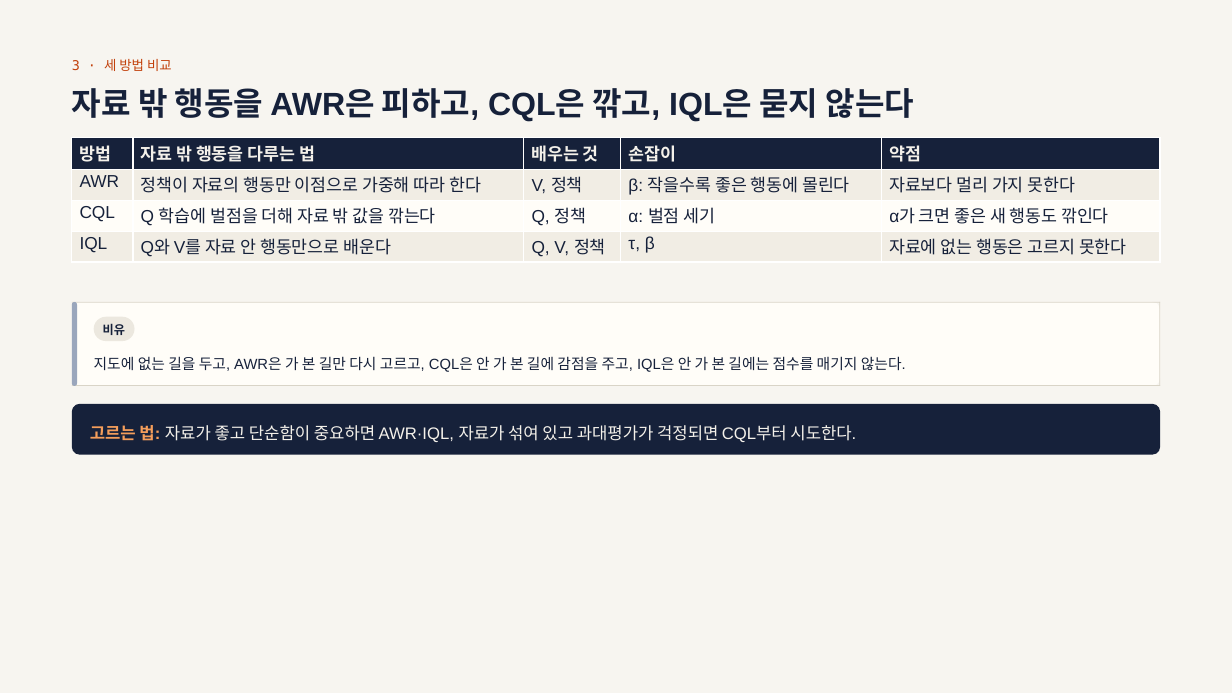
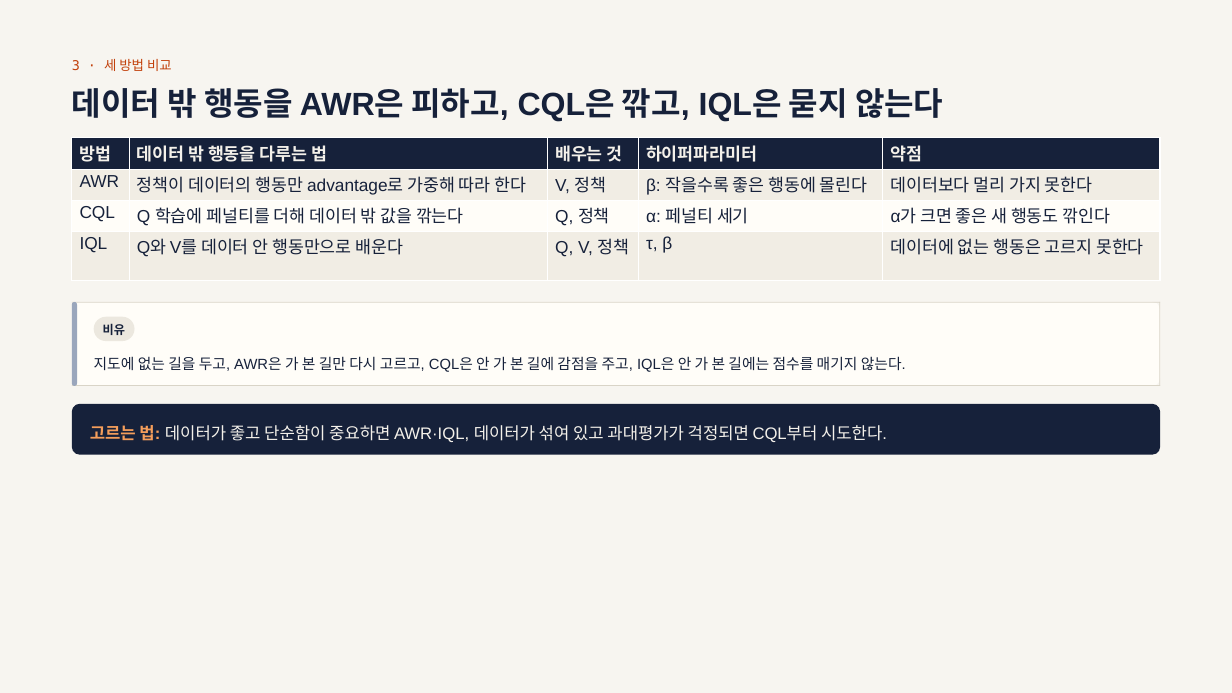
Before and after one commit to Geonhee-LEE/travplan-site, a slide deck: slide 31 of slides/study-rl/study-rl.pptx. Drawn at 1232x693 pixels with LibreOffice and Linux fonts; fonts in the diff are those of the drawing. Boxes give left, top, right and bottom in pixels: in the first picture for what was removed or moved away, otherwise in the second. Text is boxed around its words. In the diff, an @@ line names an element or a change of style, - is before the commit and + after.

```diff
--- a/slides/study-rl/study-rl.pptx
+++ b/slides/study-rl/study-rl.pptx
@@ text at bbox=[72, 88, 943, 122]: text changed @@
-자료 밖 행동을 AWR은 피하고, CQL은 깎고, IQL은 묻지 않는다
+데이터 밖 행동을 AWR은 피하고, CQL은 깎고, IQL은 묻지 않는다
@@ table at bbox=[72, 138, 1161, 262] @@
-row 1, column 2: 자료 밖 행동을 다루는 법
+row 1, column 2: 데이터 밖 행동을 다루는 법
-row 1, column 4: 손잡이
+row 1, column 4: 하이퍼파라미터
-row 2, column 2: 정책이 자료의 행동만 이점으로 가중해 따라 한다
+row 2, column 2: 정책이 데이터의 행동만 advantage로 가중해 따라 한다
-row 2, column 5: 자료보다 멀리 가지 못한다
+row 2, column 5: 데이터보다 멀리 가지 못한다
-row 3, column 2: Q 학습에 벌점을 더해 자료 밖 값을 깎는다
+row 3, column 2: Q 학습에 페널티를 더해 데이터 밖 값을 깎는다
-row 3, column 4: α: 벌점 세기
+row 3, column 4: α: 페널티 세기
-row 4, column 2: Q와 V를 자료 안 행동만으로 배운다
+row 4, column 2: Q와 V를 데이터 안 행동만으로 배운다
-row 4, column 5: 자료에 없는 행동은 고르지 못한다
+row 4, column 5: 데이터에 없는 행동은 고르지 못한다
@@ text at bbox=[90, 425, 887, 442]: text changed @@
-고르는 법: 자료가 좋고 단순함이 중요하면 AWR·IQL, 자료가 섞여 있고 과대평가가 걱정되면 CQL부터 시도한다.
+고르는 법: 데이터가 좋고 단순함이 중요하면 AWR·IQL, 데이터가 섞여 있고 과대평가가 걱정되면 CQL부터 시도한다.
```
Also in this commit, not shown: 44 other slides changed, 46 other files.
